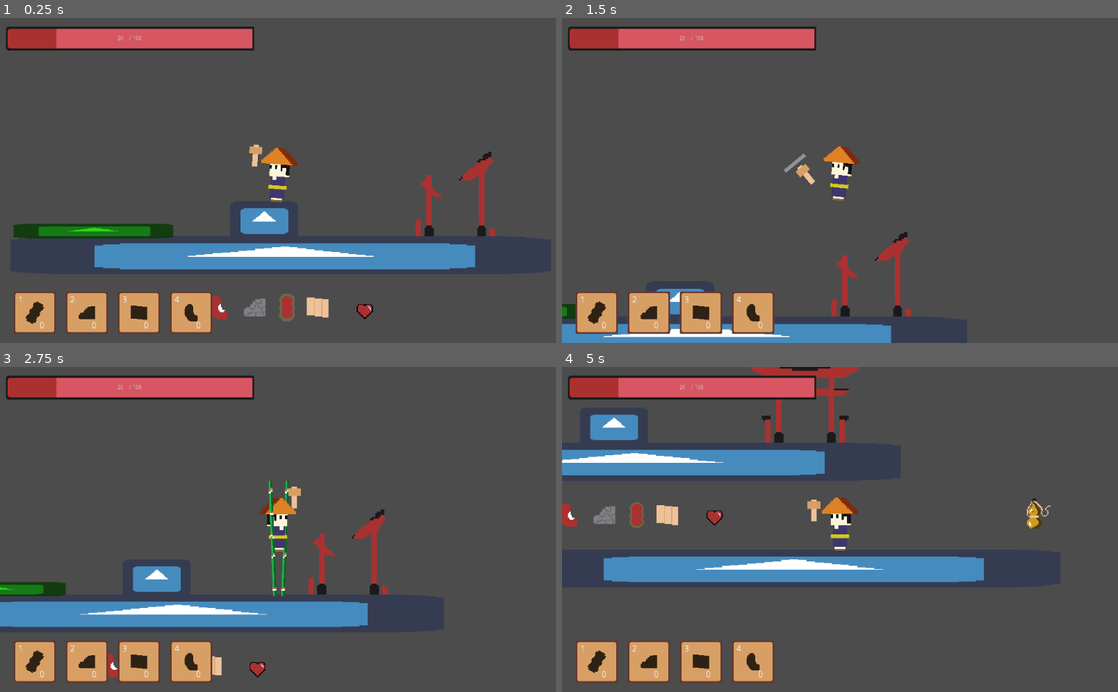
Above: before the commit, frames 1-4 (two rows, left to right).
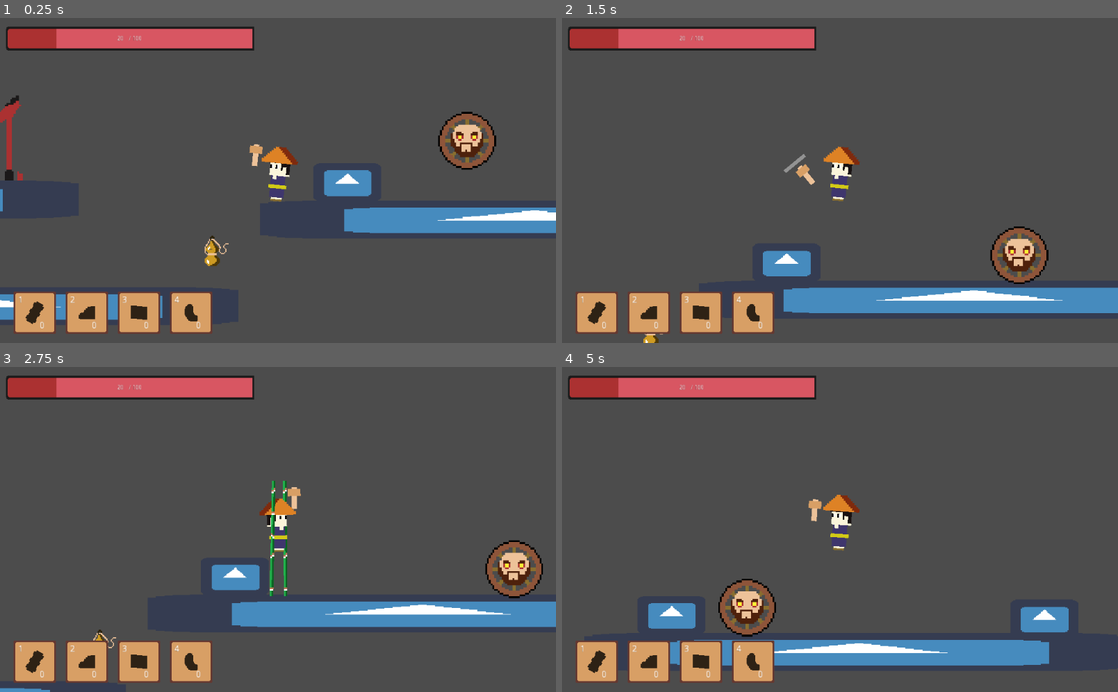
Above: after the commit, the same moments.

Repository: koddoki/godot-youkai-metroidvania
Game: Godot game, scene res://levels/testlevel/TestLevel.tscn
Same seed, same stepped clock (60 frames per second), same inputs: the game is played once before the commit and once after it. The engine's default icon, where the game draws it, is replaced by a stand-in: a white triangle on a blue panel in a dark square.
Inputs (mouse positions are in pixels of both pictures, inside the frame that each line leads up to):
- Up to frame 1 (0.25 s): no input
- Up to frame 2 (1.5 s): move the mouse to (962, 164) at 0.52 s; hold Right (ui_right) from 0.53 s (still down); tap Space (duro) at 0.6 s; tap Up (ui_up) at 0.77 s; move the mouse to (728, 196) at 1.27 s; click (728, 196) at 1.35 s
- Up to frame 3 (2.75 s): tap Up (ui_up) at 1.52 s; move the mouse to (333, 458) at 2.02 s; release Right (ui_right) at 2.03 s; hold Left (ui_left) from 2.03 s (still down); tap Space (duro) at 2.1 s
- Up to frame 4 (5 s): move the mouse to (812, 594) at 2.77 s; release Left (ui_left) at 2.78 s; hold Right (ui_right) 2.78-4.28 s; click (812, 594) at 2.85 s; tap Up (ui_up) at 3.02, 3.77, 4.52 s; move the mouse to (1006, 578) at 3.52 s; tap Space (duro) at 3.6 s; move the mouse to (673, 480) at 4.27 s; hold Left (ui_left) from 4.28 s (still down); click (673, 480) at 4.35 s

The runs differ from the first frame. In frame 1, 15% of the frame differs, in the area x 0-100%, y 23-94%; in frame 2, 10%; in frame 3, 11%; in frame 4, 19%, in the area x 0-92%, y 0-92%.

Commit message:
Roda que gira

Diff:
--- /dev/null
+++ b/assets/enemies/wanyudo/Wanyudo.gd
@@ -0,0 +1,18 @@
+extends Entity
+
+export var speed = 50
+var direction = 1
+var velocity = Vector2()
+const GRAVITY = 4;
+
+func _physics_process(delta):
+	velocity.y += GRAVITY;
+	velocity.x = direction * speed;
+	velocity = move_and_slide(velocity, Vector2.UP);
+	if is_on_wall():
+		direction = direction * (-1);
+
+
+
+func _on_DamageArea_body_entered(body: Node) -> void:
+	body.dor_collision(global_position);
--- /dev/null
+++ b/assets/enemies/wanyudo/Wanyudo.tscn
@@ -0,0 +1,30 @@
+[gd_scene load_steps=5 format=2]
+
+[ext_resource path="res://assets/enemies/wanyudo/Wanyudo.gd" type="Script" id=1]
+[ext_resource path="res://assets/enemies/wanyudo/wanyudo.png" type="Texture" id=2]
+
+[sub_resource type="CircleShape2D" id=1]
+radius = 15.0
+
+[sub_resource type="CircleShape2D" id=2]
+radius = 15.0
+
+[node name="Wanyudo" type="KinematicBody2D"]
+collision_layer = 16
+collision_mask = 5
+script = ExtResource( 1 )
+
+[node name="Sprite" type="Sprite" parent="."]
+texture = ExtResource( 2 )
+
+[node name="CollisionArea" type="CollisionShape2D" parent="."]
+shape = SubResource( 1 )
+
+[node name="DamageArea" type="Area2D" parent="."]
+collision_layer = 0
+collision_mask = 2
+
+[node name="CollisionShape2D" type="CollisionShape2D" parent="DamageArea"]
+shape = SubResource( 2 )
+
+[connection signal="body_entered" from="DamageArea" to="." method="_on_DamageArea_body_entered"]
--- a/assets/player/Player.gd
+++ b/assets/player/Player.gd
@@ -2,7 +2,7 @@
 
 extends Entity
 
-var gravity = 4;
+var gravity = 100;
 var velocity = Vector2.ZERO;
 onready var mouse = get_global_mouse_position();
 
@@ -39,3 +39,19 @@
 		$Flip.scale.x = -1;
 	else:
 		$Flip.scale.x = 1;
+
+func dor_collision(enemyPos: Vector2):
+	Input.action_release("left")
+	Input.action_release("right")
+	var knockback_direction = enemyPos.direction_to(self.global_position)
+	global_position += knockback_direction + Vector2(10,10);
+
+
+
+#	velocity.y = -100
+#	if position.x <= enemyPos.x:
+#		velocity.x = -300
+#	elif position.x > enemyPos.x:
+#		velocity.x = 300
+#	Input.action_release("left")
+#	Input.action_release("right")
--- a/assets/player/Player.tscn
+++ b/assets/player/Player.tscn
@@ -1048,7 +1048,6 @@
 texture = ExtResource( 10 )
 
 [node name="Body" type="Sprite" parent="Flip"]
-rotation = 0.0523599
 texture = ExtResource( 1 )
 
 [node name="Rotate" type="Position2D" parent="Flip"]
--- a/levels/testlevel/TestLevel.tscn
+++ b/levels/testlevel/TestLevel.tscn
@@ -7,6 +7,7 @@
 [ext_resource path="res://assets/objects/tileset/poisonpit/PoisonPit.tscn" type="PackedScene" id=5]
 [ext_resource path="res://assets/objects/items/heart/Heart.tscn" type="PackedScene" id=6]
 [ext_resource path="res://assets/objects/items/sake/Sake.tscn" type="PackedScene" id=7]
+[ext_resource path="res://assets/enemies/wanyudo/Wanyudo.tscn" type="PackedScene" id=8]
 
 [sub_resource type="RectangleShape2D" id=1]
 extents = Vector2( 149, 10 )
@@ -49,23 +50,38 @@
 scale = Vector2( 4.67188, 0.328125 )
 texture = ExtResource( 2 )
 
-[node name="StaticBody2D2" type="StaticBody2D" parent="."]
-position = Vector2( 125, -20 )
+[node name="Plataforma3" type="StaticBody2D" parent="."]
+position = Vector2( 399, 11 )
 __meta__ = {
 "_edit_group_": true
 }
 
-[node name="CollisionShape2D" type="CollisionShape2D" parent="StaticBody2D2"]
+[node name="CollisionShape2D" type="CollisionShape2D" parent="Plataforma3"]
+position = Vector2( 148.5, 79 )
+shape = SubResource( 1 )
+
+[node name="Sprite" type="Sprite" parent="Plataforma3"]
+position = Vector2( 150.5, 78.5 )
+scale = Vector2( 4.67188, 0.328125 )
+texture = ExtResource( 2 )
+
+[node name="Bloco" type="StaticBody2D" parent="."]
+position = Vector2( 132, -21 )
+__meta__ = {
+"_edit_group_": true
+}
+
+[node name="CollisionShape2D" type="CollisionShape2D" parent="Bloco"]
 position = Vector2( 16, 79 )
 shape = SubResource( 2 )
 
-[node name="Sprite" type="Sprite" parent="StaticBody2D2"]
+[node name="Sprite" type="Sprite" parent="Bloco"]
 position = Vector2( 16.25, 79 )
 scale = Vector2( 0.585937, 0.328125 )
 texture = ExtResource( 2 )
 
 [node name="Player" parent="." instance=ExtResource( 1 )]
-position = Vector2( 149, 33 )
+position = Vector2( 410, 61 )
 currentHealth = 20
 
 [node name="PoisonPit" parent="." instance=ExtResource( 5 )]
@@ -100,3 +116,36 @@
 
 [node name="Sake" parent="." instance=ExtResource( 7 )]
 position = Vector2( 376, 107 )
+
+[node name="Bloco2" type="StaticBody2D" parent="."]
+position = Vector2( 638, -8 )
+__meta__ = {
+"_edit_group_": true
+}
+
+[node name="CollisionShape2D" type="CollisionShape2D" parent="Bloco2"]
+position = Vector2( 16, 79 )
+shape = SubResource( 2 )
+
+[node name="Sprite" type="Sprite" parent="Bloco2"]
+position = Vector2( 16.25, 79 )
+scale = Vector2( 0.585937, 0.328125 )
+texture = ExtResource( 2 )
+
+[node name="Bloco3" type="StaticBody2D" parent="."]
+position = Vector2( 432, -10 )
+__meta__ = {
+"_edit_group_": true
+}
+
+[node name="CollisionShape2D" type="CollisionShape2D" parent="Bloco3"]
+position = Vector2( 16, 79 )
+shape = SubResource( 2 )
+
+[node name="Sprite" type="Sprite" parent="Bloco3"]
+position = Vector2( 16.25, 79 )
+scale = Vector2( 0.585937, 0.328125 )
+texture = ExtResource( 2 )
+
+[node name="Wanyudo" parent="." instance=ExtResource( 8 )]
+position = Vector2( 502, 38 )
Renamed: assets/enemys/bicho_louco_que_atira/bicholouco.gd -> assets/enemies/bicho_louco_que_atira/bicholouco.gd
Renamed: assets/enemys/bicho_louco_que_atira/bicholouco.tscn -> assets/enemies/bicho_louco_que_atira/bicholouco.tscn
Binary file added: assets/enemies/wanyudo/wanyudo.png
Not shown, added: assets/enemies/wanyudo/wanyudo.png.import
Binary file added: assets/player/woodlegs/wood legs.png
Not shown, added: assets/player/woodlegs/wood legs.png.import
Not shown: 1 places in levels/testlevel/TestLevel.tscn that only renumber resources
